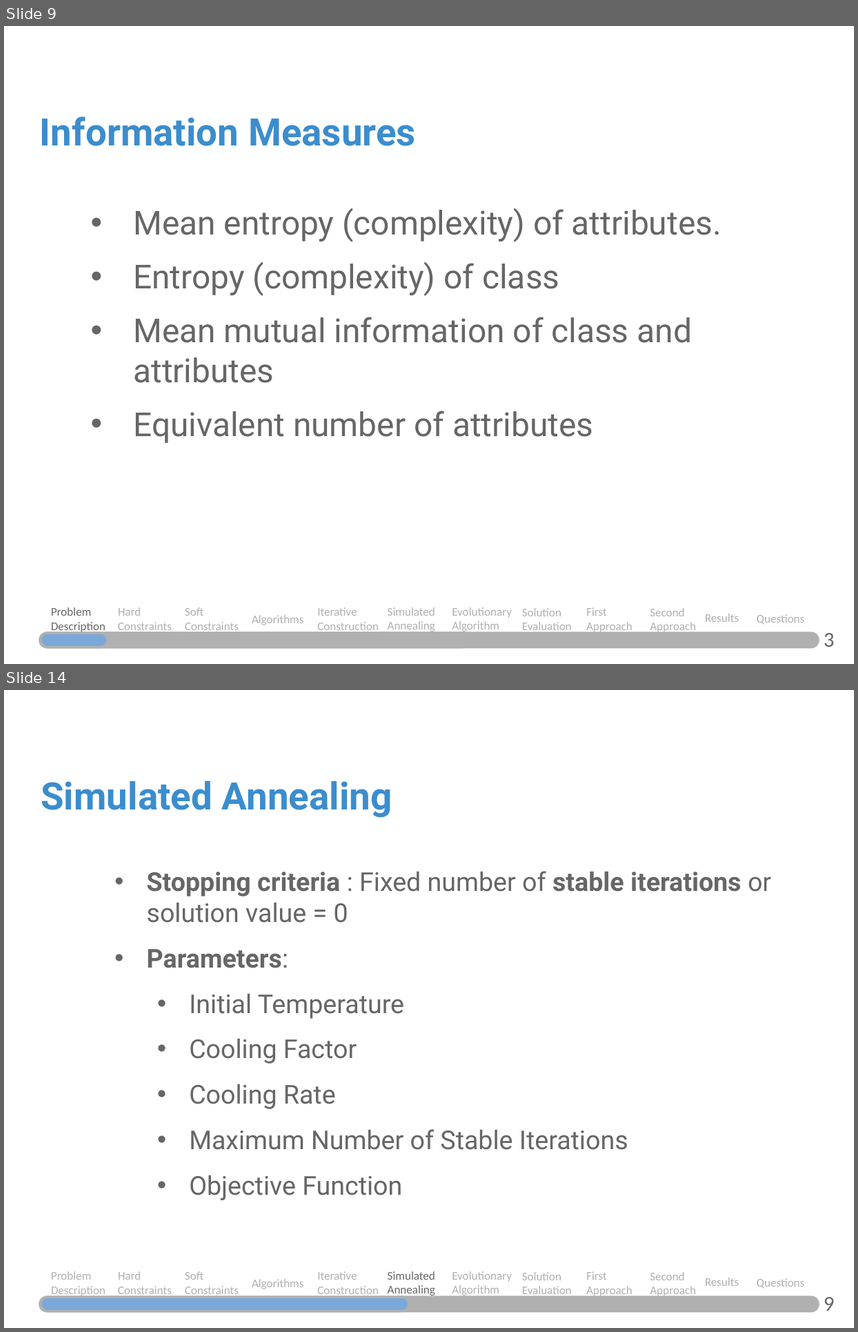
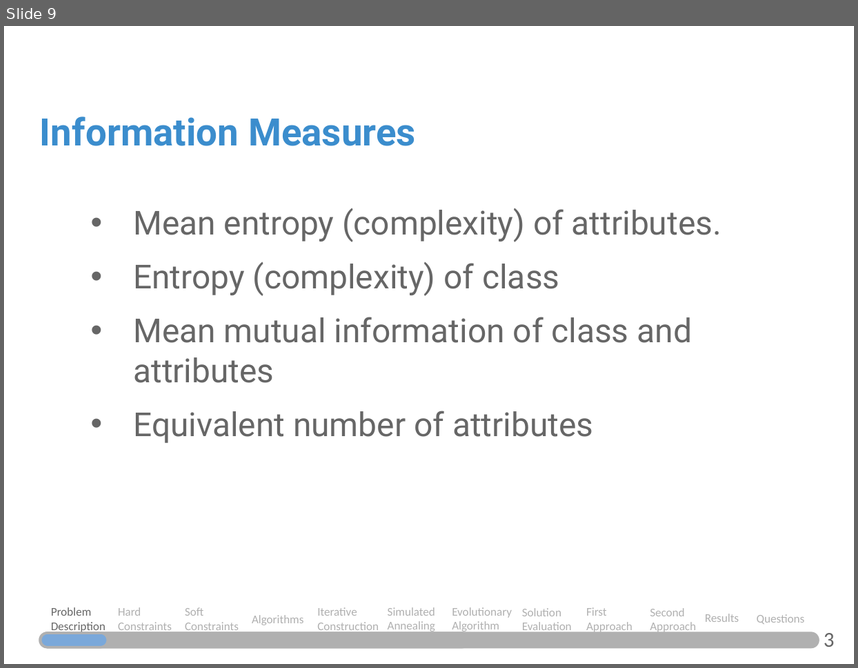
Before and after one commit to JosePedroMarques/DMMarket, a slide deck: SSIM-Intermediate.pptx. Shown one above the other, each under a label of ours: slides 9 and 14 before the commit, slide 9 after it; the slides between them are not shown. The pictures are 858x1332 and 858x668 pixels, drawn with LibreOffice and Linux fonts; fonts in the diff are those of the drawing. Boxes give left, top, right and bottom in pixels: in the first picture for what was removed or moved away, otherwise in the second. Text is boxed around its words. In the diff, an @@ line names an element or a change of style, - is before the commit and + after.

```diff
--- a/SSIM-Intermediate.pptx
+++ b/SSIM-Intermediate.pptx
@@ slide 14 removed at (4,690,854,1328), background #FFFFFF @@
@@ text removed at (41,781,392,818) @@
-Simulated Annealing
@@ text removed at (147,871,771,1200) @@
-• Stopping criteria : Fixed number of stable iterations or solution value = 0
-• Parameters:
-  • Initial Temperature
-  • Cooling Factor
-  • Cooling Rate
-  • Maximum Number of Stable Iterations
-  • Objective Function
@@ text removed at (51,1271,105,1297) @@
-Problem Description
@@ text removed at (118,1271,172,1297) @@
-Hard Constraints
@@ text removed at (185,1271,239,1297) @@
-Soft Constraints
@@ text removed at (252,1279,304,1289) @@
-Algorithms
@@ text removed at (317,1271,379,1297) @@
-Iterative Construction
@@ text removed at (388,1271,435,1297) @@
-Simulated Annealing
@@ text removed at (452,1271,512,1297) @@
-Evolutionary Algorithm
@@ text removed at (522,1272,572,1297) @@
-Solution Evaluation
@@ text removed at (586,1271,633,1297) @@
-First Approach
@@ text removed at (650,1272,696,1297) @@
-Second Approach
@@ text removed at (705,1277,739,1285) @@
-Results
@@ text removed at (757,1278,804,1288) @@
-Questions
@@ rounded rectangle removed at (40,1297,818,1312) @@
@@ rounded rectangle removed at (41,1297,408,1312) @@
@@ text removed at (824,1297,835,1310) @@
-9
```
Also in this commit, not shown: 6 slides changed, 16 other slides removed, 5 other files.
